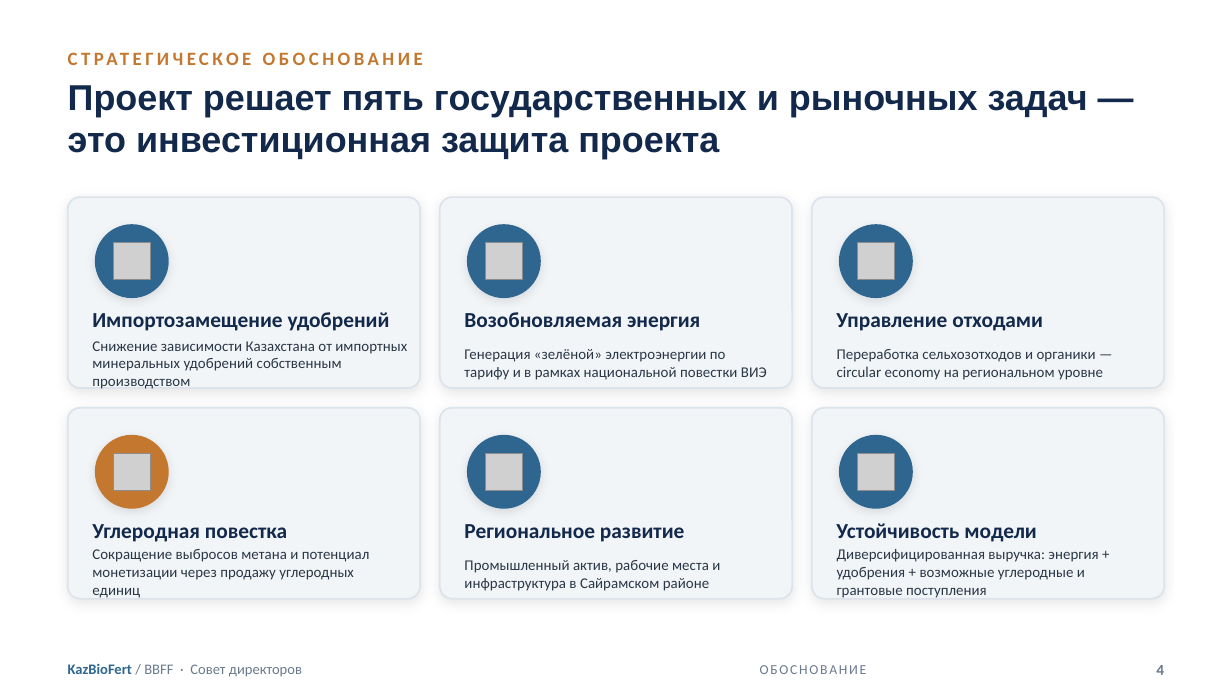
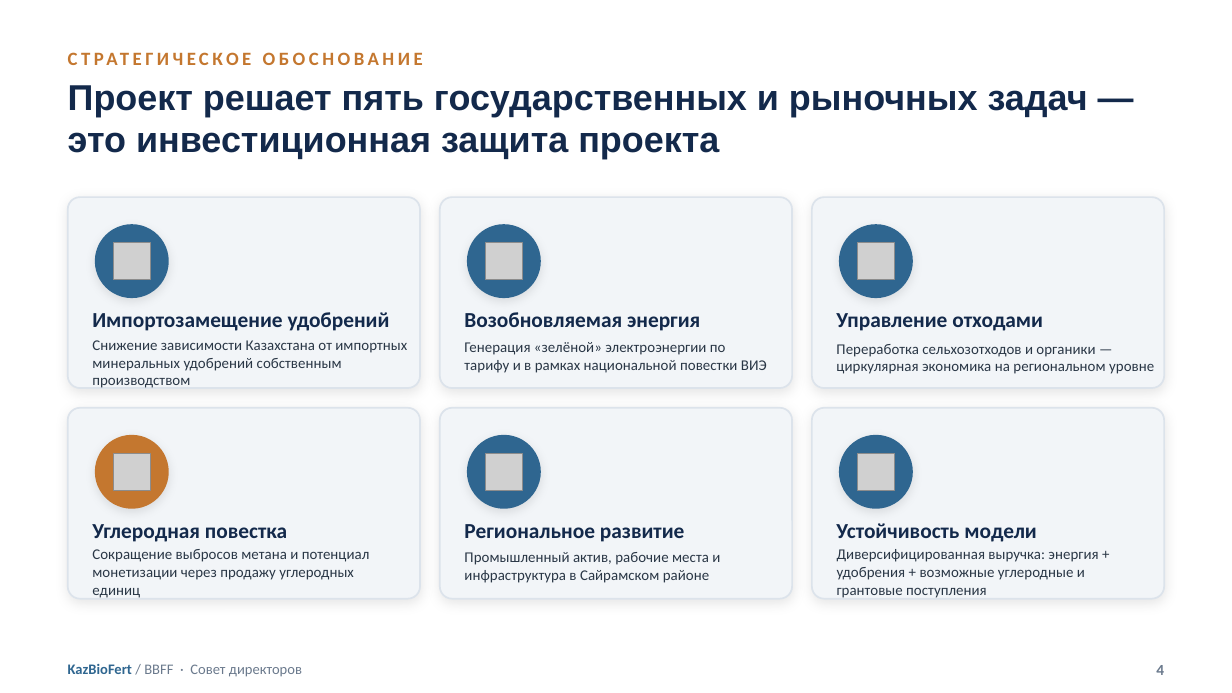
Before and after one commit to aoobakirov/board-presentation, a slide deck: slide 4 of KazBioFert_Board_Presentation_FINAL_20260709.pptx. Drawn at 1232x693 pixels with LibreOffice and Linux fonts; fonts in the diff are those of the drawing; grey boxes stand for pictures. Boxes give left, top, right and bottom in pixels: in the first picture for what was removed or moved away, otherwise in the second. Text is boxed around its words. In the diff, an @@ line names an element or a change of style, - is before the commit and + after.

```diff
--- a/KazBioFert_Board_Presentation_FINAL_20260709.pptx
+++ b/KazBioFert_Board_Presentation_FINAL_20260709.pptx
@@ text "Генерация «зелёной» электроэнергии по тарифу ...": place and size @@
-text "Генерация «зелёной» электроэнергии по тарифу ..." at [464, 349, 767, 380]
+text "Генерация «зелёной» электроэнергии по тарифу ..." at [464, 342, 767, 373]
@@ text at [836, 344, 1154, 374]: text changed @@
-Переработка сельхозотходов и органики — circular economy на региональном уровне
+Переработка сельхозотходов и органики — циркулярная экономика на региональном уровне
@@ text "Промышленный актив, рабочие места и ...": place and size @@
-text "Промышленный актив, рабочие места и ..." at [464, 560, 720, 591]
+text "Промышленный актив, рабочие места и ..." at [464, 552, 720, 583]
@@ text removed at [760, 665, 867, 674] @@
-ОБОСНОВАНИЕ
```
Also in this commit, not shown: 12 other slides changed, 3 other files.
